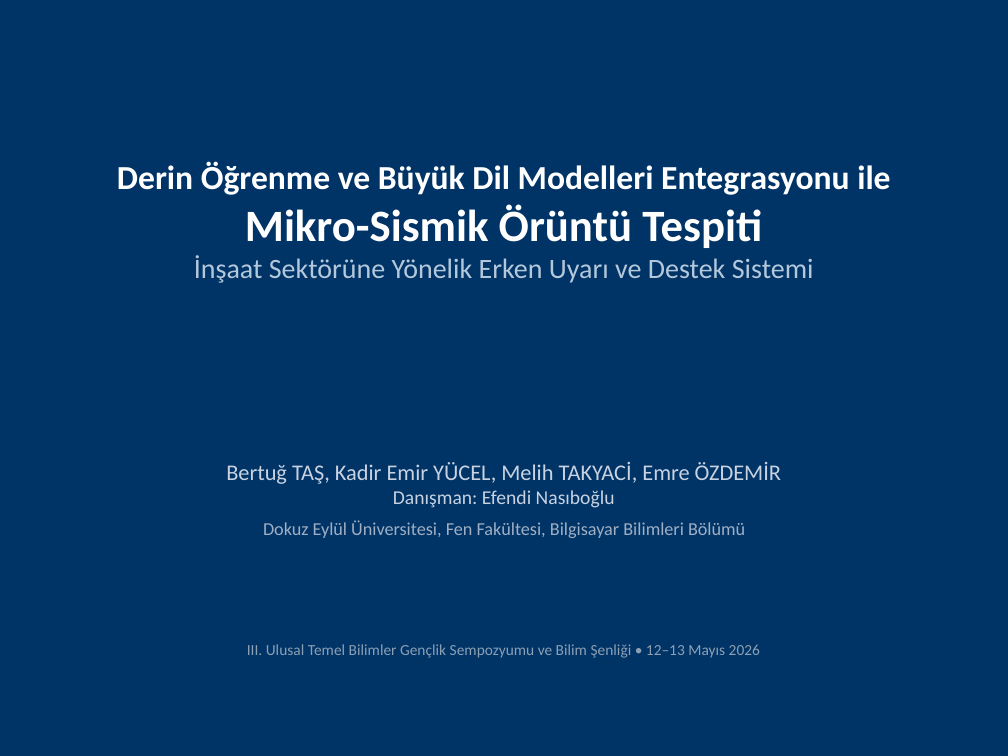
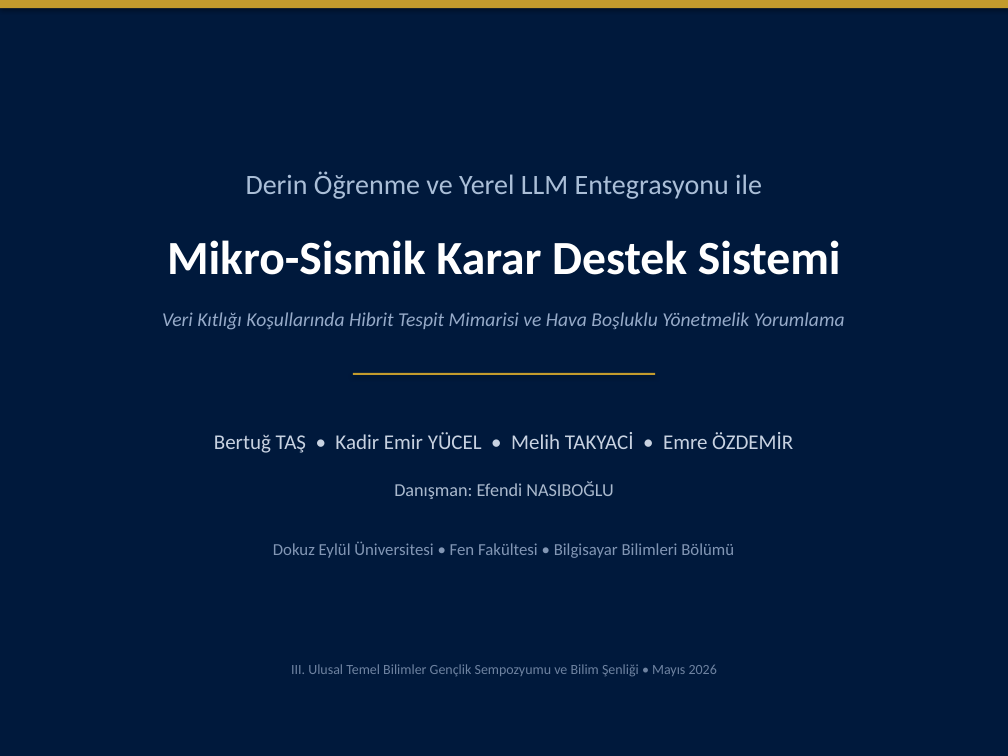
Before and after one commit to MelihTakyaci/seismic-ai-project, a slide deck: slide 1 of artifacts/bilim_senligi_presentation.pptx. Drawn at 1008x756 pixels with LibreOffice and Linux fonts; fonts in the diff are those of the drawing. Boxes give left, top, right and bottom in pixels: in the first picture for what was removed or moved away, otherwise in the second. Text is boxed around its words. In the diff, an @@ line names an element or a change of style, - is before the commit and + after.

```diff
--- a/artifacts/bilim_senligi_presentation.pptx
+++ b/artifacts/bilim_senligi_presentation.pptx
@@ background #003366 to #00193C @@
@@ rectangle added at (0, 0, 1008, 8), fill #C39B2D @@
@@ text added at (246, 171, 762, 199), 20 pt, text #AABED7 @@
+Derin Öğrenme ve Yerel LLM Entegrasyonu ile
@@ text at (167, 240, 841, 275): text changed; size 20 to 34 pt @@
-Derin Öğrenme ve Büyük Dil Modelleri Entegrasyonu ile
-Mikro-Sismik Örüntü Tespiti
-İnşaat Sektörüne Yönelik Erken Uyarı ve Destek Sistemi
+Mikro-Sismik Karar Destek Sistemi
@@ text added at (162, 312, 845, 330), 14 pt, text #96AAC8, italic @@
+Veri Kıtlığı Koşullarında Hibrit Tespit Mimarisi ve Hava Boşluklu Yönetmelik Yorumlama
@@ rectangle added at (353, 373, 655, 375), fill #C39B2D @@
@@ text added at (214, 432, 793, 453), 15 pt, text #C8D2E1 @@
+Bertuğ TAŞ • Kadir Emir YÜCEL • Melih TAKYACİ • Emre ÖZDEMİR
@@ text added at (394, 482, 613, 499), 13 pt, text #AAB9CD @@
+Danışman: Efendi NASIBOĞLU
@@ text at (273, 542, 734, 558): text changed; size 13 to 12 pt; text colour #C8D2E1 to #8296B4 @@
-Bertuğ TAŞ, Kadir Emir YÜCEL, Melih TAKYACİ, Emre ÖZDEMİR
-Danışman: Efendi Nasıboğlu
-Dokuz Eylül Üniversitesi, Fen Fakültesi, Bilgisayar Bilimleri Bölümü
+Dokuz Eylül Üniversitesi • Fen Fakültesi • Bilgisayar Bilimleri Bölümü
@@ text at (291, 664, 717, 676): text changed; size 11 to 10 pt; text colour #8CA0B4 to #6E82A0 @@
-III. Ulusal Temel Bilimler Gençlik Sempozyumu ve Bilim Şenliği • 12–13 Mayıs 2026
+III. Ulusal Temel Bilimler Gençlik Sempozyumu ve Bilim Şenliği • Mayıs 2026
```
Also in this commit, not shown: 8 slides added, 10 slides removed, 1 other file.
